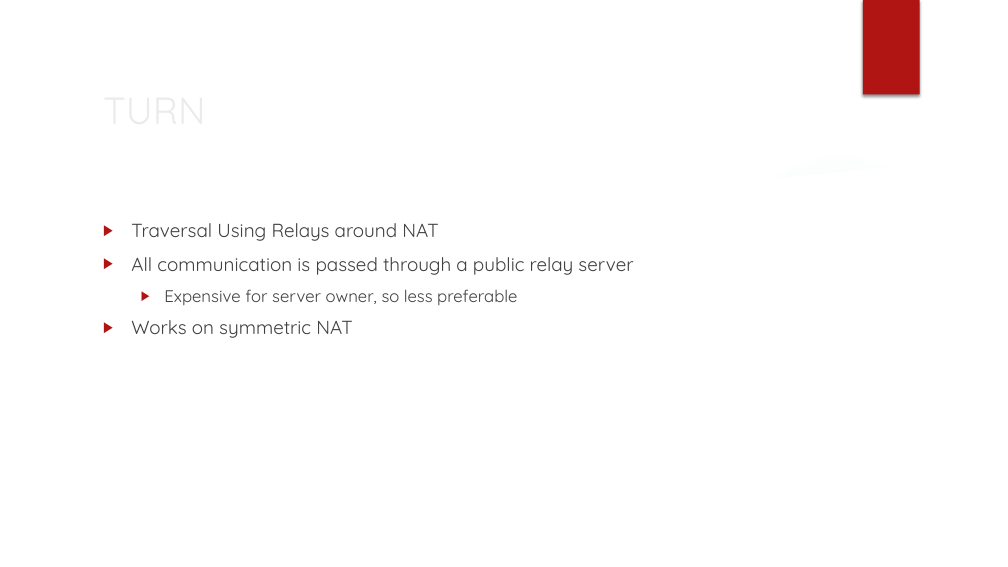
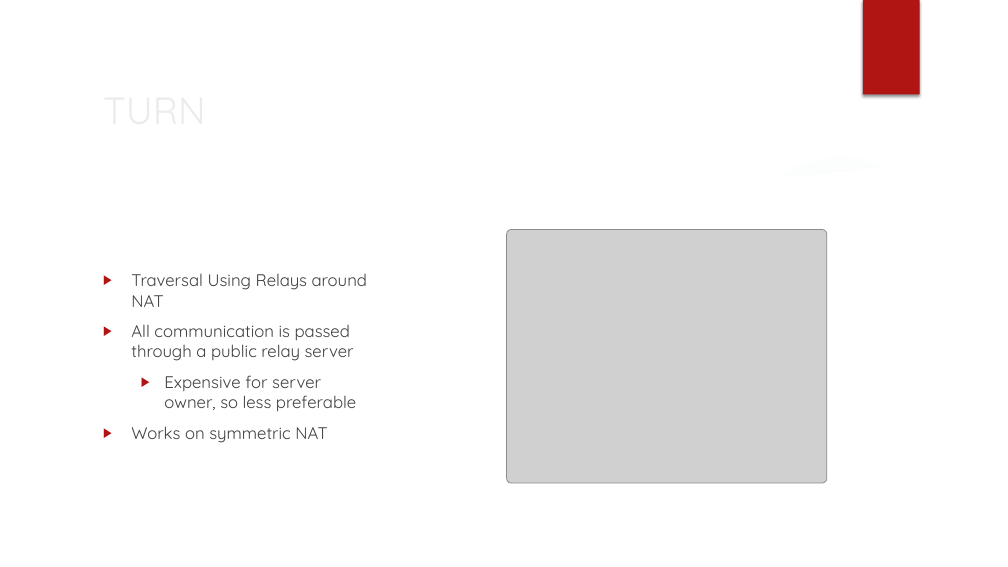
Before and after one commit to jsoncrndl/NetworkingResearch, a slide deck: slide 13 of NAT Traversal/NAT Traversal.pptx. Drawn at 1008x567 pixels with LibreOffice and Linux fonts; fonts in the diff are those of the drawing; grey boxes stand for pictures; background and template pictures are left out. Boxes give left, top, right and bottom in pixels: in the first picture for what was removed or moved away, otherwise in the second. Text is boxed around its words. In the diff, an @@ line names an element or a change of style, - is before the commit and + after.

```diff
--- a/NAT Traversal/NAT Traversal.pptx
+++ b/NAT Traversal/NAT Traversal.pptx
@@ text "Traversal Using Relays around NAT" at <box>131,274,367,443</box>: vertical alignment top to middle @@
@@ picture added at <box>507,230,827,483</box> @@
@@ text at <box>131,274,367,443</box>: size 18 to 16 pt in "Traversal Using Relays around NAT", "All communication is passed through a public ...", "Works on symmetric NAT" @@
```
Also in this commit, not shown: 1 other file.
